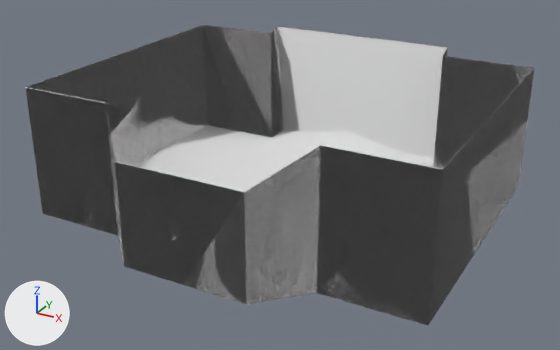
The glTF model game/assets/objects/centerlobby_dam.glb, before and after one commit.
The view is the same before and after, from a 50 mm lens placed at (21.8, -44.4, 22.1), pointed at (0.0, -4.8, 2.3). Arrows for +X, +Y and +Z are at lower left; the lights stay in place. The picture after the commit comes second. Vertices at exactly the same position are counted once.

Names of what the first picture shows: 'con_inside', 'connector'.
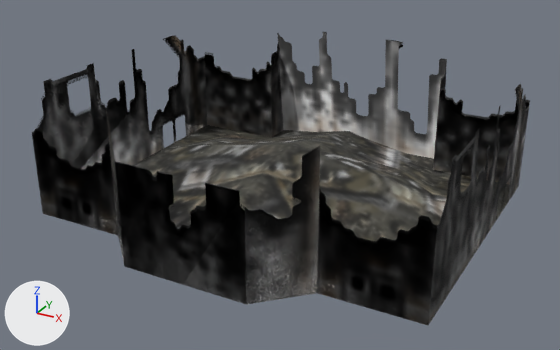
Changed parts and their boxes (x1, y1, x2, y2) in the pictures (560 x 350 px):
'connector', recoloured: (32, 32, 530, 325) in both
part 1 of me_con_inside, recoloured (darker): before (26, 25, 534, 325); after (32, 32, 530, 325)
part 2 of me_con_inside, recoloured (white to grey): before (134, 125, 434, 192); after (134, 125, 510, 241)

Edits to the bpy script that builds the scene:
```text
Add img_image_0:
    img_image_0 = load_image('Image_0', '_unpacked/Image_0', 128, 128, 'sRGB')
Add img_image_1:
    img_image_1 = load_image('Image_1', '_unpacked/Image_1', 128, 128, 'sRGB')
Add mat_mech:
    mat_mech = bpy.data.materials.new('mech')
    # uses the picture img_image_0
Add mat_mech_001:
    mat_mech_001 = principled_material('mech.001')
    mat_mech_001.texture = img_image_1
    mat_mech_001.metallic = 0.3
    mat_mech_001.roughness = 0.6
Change me_connector:
    where me_connector.from_pydata(...)  # 24 vertices, 24 faces; spans x -12.8..12.7, y -15.5..8.0, z 0.0..8.8
    add me_connector.materials.append(mat_mech)
Change me_con_inside:
    where me_con_inside.from_pydata(...)  # 45 vertices, 72 faces; spans x -12.8..12.7, y -15.5..8.0, z 0.0..8.7
    used by ob_con_inside; location = (0.0, 0.0, 0.0)
    me_con_inside part 1: 32 faces spanning x -12.8..12.7, y -15.5..8.0, z 0.0..8.7 switch from no material to mat_mech
    me_con_inside part 2: 40 faces spanning x -12.8..12.7, y -15.5..8.0, z 0.0..3.9 switch from no material to mat_mech_001 (picture img_image_1)
```
